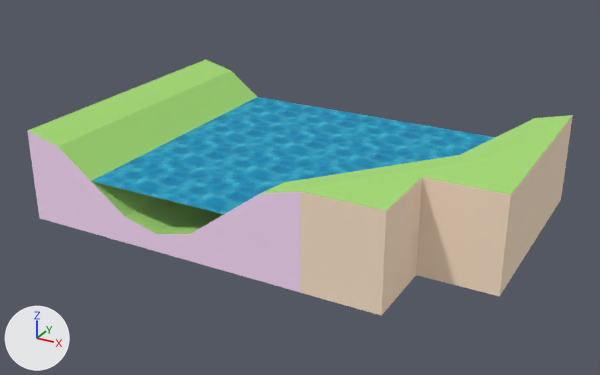
Renders of the glTF model assemblies/River_Transition_Exit_Right.glb from each side of a commit.
Camera for both pictures: a 50 mm camera at (343.0, -965.0, 487.0) aimed at (-153.0, -64.0, 37.0). Every picture has the same lights, and +X, +Y and +Z are marked at lower left. The older version comes first. Where no turn or scale is listed for an object, it has been applied to the vertices. Vertices at exactly the same position are counted once.

Objects in the first picture: 'Grass_Flat_1x1.001', 'Grass_Hill_Sharp_Esse_4x4.001', 'Grass_Hill_Sharp_Straight_1x2.001', 'Terrain_Water_River_Flat_1x1.001', 'Terrain_Water_River_Flat_1x1.005', 'Terrain_Water_River_Flat_1x1.009', 'Terrain_Water_River_Flat_1x1.011', 'Terrain_Water_River_Flat_1x1.013', 'Terrain_Water_River_Flat_1x1.019', 'Terrain_Water_River_Flat_1x1.021', 'Terrain_Water_River_Flat_1x1.023', 'Terrain_Water_River_Flat_1x1.027', 'Terrain_Water_River_Flat_1x1.029' and 4 more.
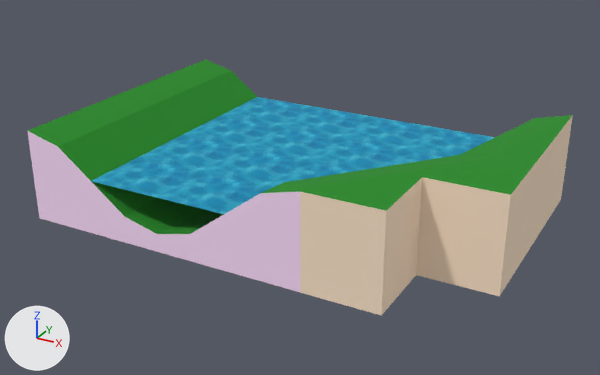
What the commit changed:
Picture 'colormap' (img_colormap) is new.
In material 'Grass' (mat_grass), base_color is no longer (0.388, 0.729, 0.18), green #a7de76.
In material 'Grass' (mat_grass), texture is now set to img_colormap.
me_object453 has 12 vertices, 20 faces and spans x -150.0..50.0, y -200.0..200.0, z 0.0..125.0.
me_object453 is used by ob_grass_hill_sharp_straight_1x2_001; location (-300.0, -50.0, 0.0).
me_object453 part 1: texture (UV) coordinates of 6 of 20 faces, centred in x -133.0..33.0, y -67.0..67.0, z 29.0..121.0, changed; they spanned u 0.0..1.0, v 0.0..1.0 and now span u 0.28..0.28, v 0.75..0.75.
me_object460 has 33 vertices, 51 faces and spans x -2.5..1.5, y -1.25..0.0, z -1.5..2.5.
me_object460 is used by ob_grass_hill_sharp_esse_4x4_001; parent ob_rootnode_011; location (0.0, 0.0, 0.0); rotation (-1.571, 0.0, 0.0), in degrees (-90, 0, 0); scale (100.0, 100.0, 100.0).
me_object460 part 2: texture (UV) coordinates of 23 of 51 faces, centred in x -2.17..1.33, y -1.25..-0.29, z -1.13..2.45, changed; they spanned u 0.0..1.0, v 0.0..1.0 and now span u 0.28..0.28, v 0.75..0.75.

Location of each change, (x1, y1, x2, y2) in pixels of the pictures (600 x 375 px):
'Grass_Hill_Sharp_Esse_4x4.001', surface changed (darker)
    both: (157, 115, 573, 237)
'Grass_Hill_Sharp_Straight_1x2.001', surface changed (darker)
    both: (27, 60, 257, 237)
'Grass_Flat_1x1.001', surface changed
    both: (157, 200, 377, 236)
part 1 of me_object453, surface changed (darker)
    both: (27, 60, 257, 234)
part 2 of me_object460, surface changed (darker)
    both: (159, 115, 572, 234)
